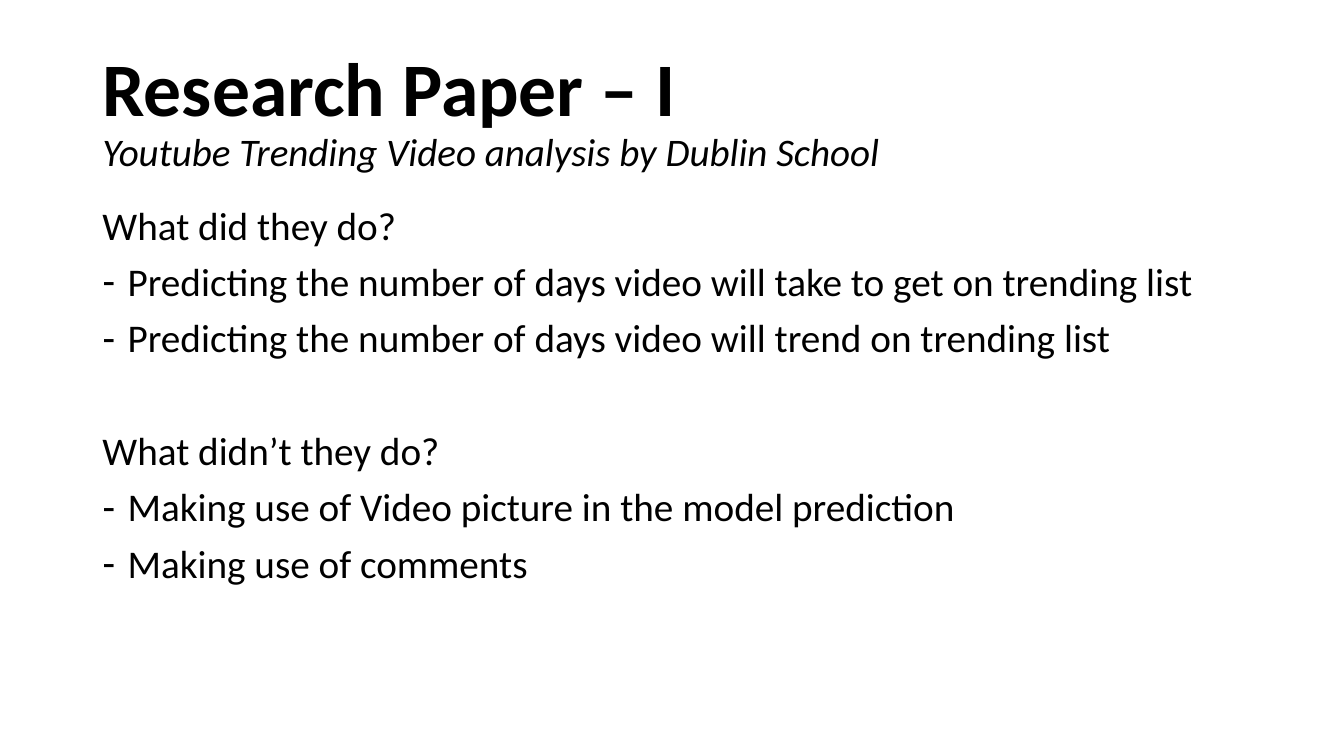
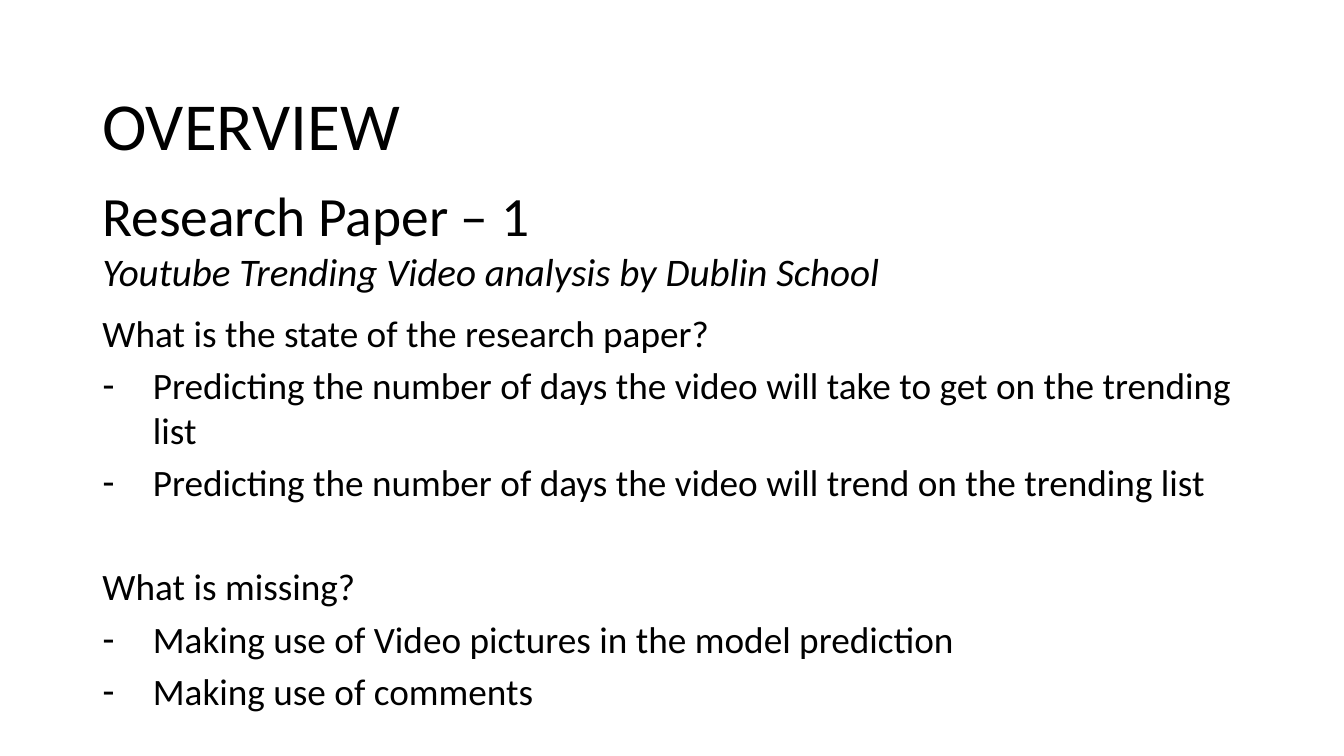
Before and after one commit to VamshiKrishna-1/Youtube_Video_Analysis_and_Prediction, a slide deck: slide 4 of Phase1.pptx (slide 2 before the commit). Drawn at 1344x756 pixels with LibreOffice and Linux fonts; fonts in the diff are those of the drawing; background and template pictures are left out. Boxes give left, top, right and bottom in pixels: in the first picture for what was removed or moved away, otherwise in the second. Text is boxed around its words. In the diff, an @@ line names an element or a change of style, - is before the commit and + after.

```diff
--- a/Phase1.pptx
+++ b/Phase1.pptx
@@ text added at [102, 106, 400, 151], 48 pt, text #000000 @@
+OVERVIEW
@@ title at [102, 197, 879, 293]: text changed @@
-Research Paper – I
-Youtube Trending Video analysis by Dublin School
+Research Paper – 1
+Youtube Trending Video analysis by Dublin School
@@ text "What is the state of ...": place and size @@
-text "What is the state of ..." at [102, 212, 1192, 585]
+text "What is the state of ..." at [102, 321, 1231, 660]
@@ text "What is the state of ..." at [102, 321, 1231, 660]: size 28 to 26.7 pt in "Making use of comments"; indent changed; line spacing 0.9 to 1; less space between paragraphs @@
@@ text at [102, 321, 1231, 660]: text changed; size 28 to 26.7 pt @@
-What did they do?
-– Predicting the number of days video will take to get on trending list
-– Predicting the number of days video will trend on trending list
-What didn’t they do?
-– Making use of Video picture in the model prediction
+What is the state of the research paper?
+– Predicting the number of days the video will take to get on the trending list
+– Predicting the number of days the video will trend on the trending list
+What is missing?
+– Making use of Video pictures in the model prediction
```
Also in this commit, not shown: 1 other slide changed, 6 slides added, 1 slide removed, 1 other file.
